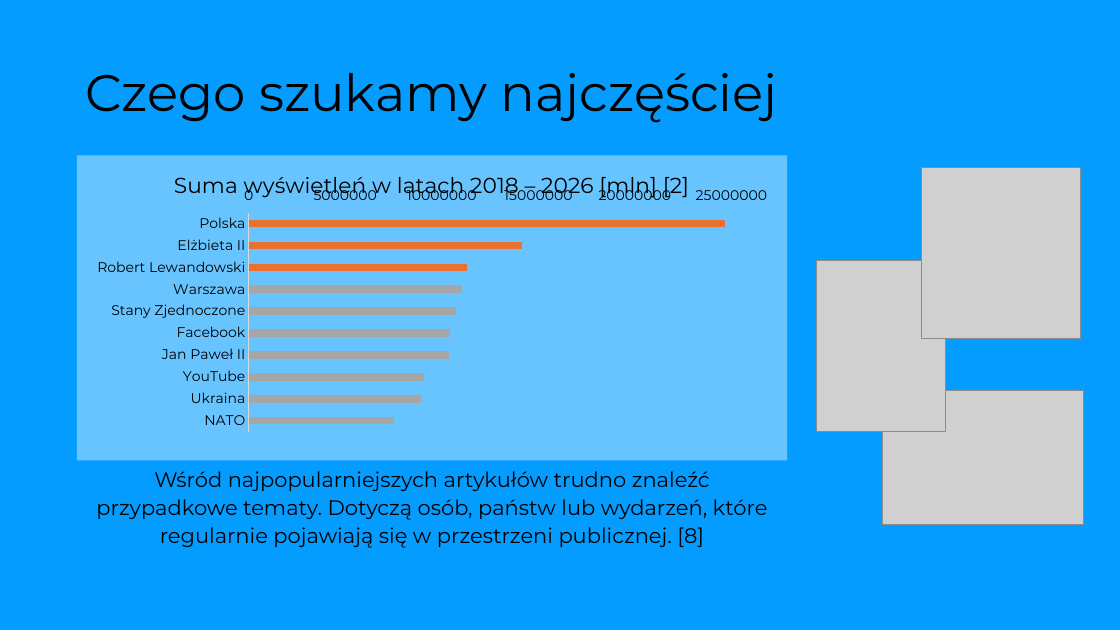
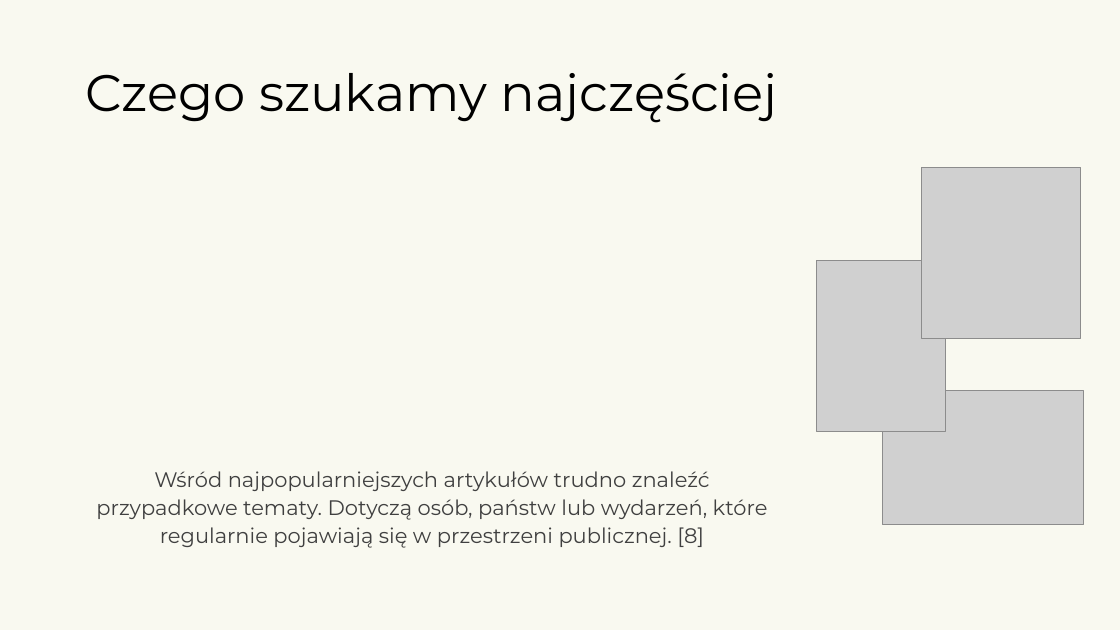
Before and after one commit to kotlarekm/BI_NGO_Wikipedia, a slide deck: slide 3 of storytelling/Storytelling.pptx. Drawn at 1120x630 pixels with LibreOffice and Linux fonts; fonts in the diff are those of the drawing; grey boxes stand for pictures; background and template pictures are left out. Boxes give left, top, right and bottom in pixels: in the first picture for what was removed or moved away, otherwise in the second. Text is boxed around its words. In the diff, an @@ line names an element or a change of style, - is before the commit and + after.

```diff
--- a/storytelling/Storytelling.pptx
+++ b/storytelling/Storytelling.pptx
@@ background #049DFF to #F9F9F0 @@
@@ bar chart removed at [77, 155, 788, 460] @@
-title "Suma wyświetleń w latach 2018 – 2026 [mln] [2] "
-categories: NATO, Ukraina, YouTube, Jan Paweł II, Facebook, Stany Zjednoczone, Warszawa, Robert Lewandowski, Elżbieta II, Polska
-Series 1: 7500000, 8900000, 9100000, 10400000, 10400000, 10700000, 11000000, 11300000, 14200000, 24700000
@@ text "Wśród najpopularniejszych artykułów trudno znaleźć ..." at [96, 471, 768, 548]: text colour #000000 to #404040 @@
```
Also in this commit, not shown: 10 other slides changed, 1 slide added, 1 other file.
